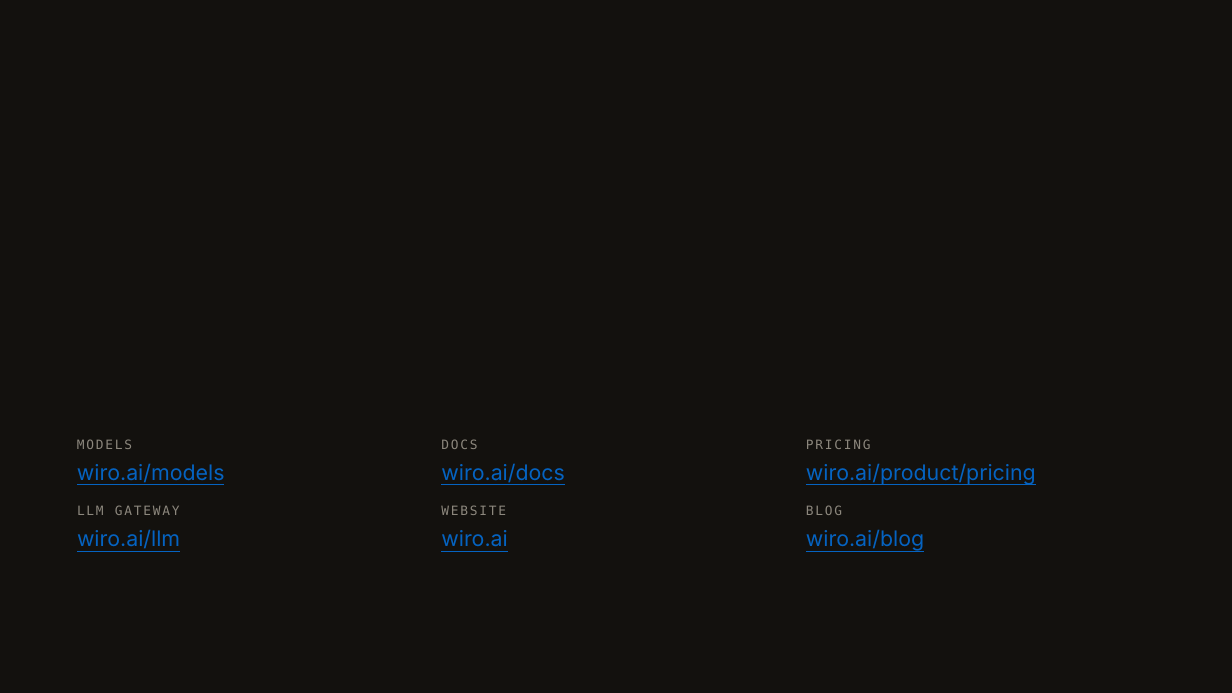
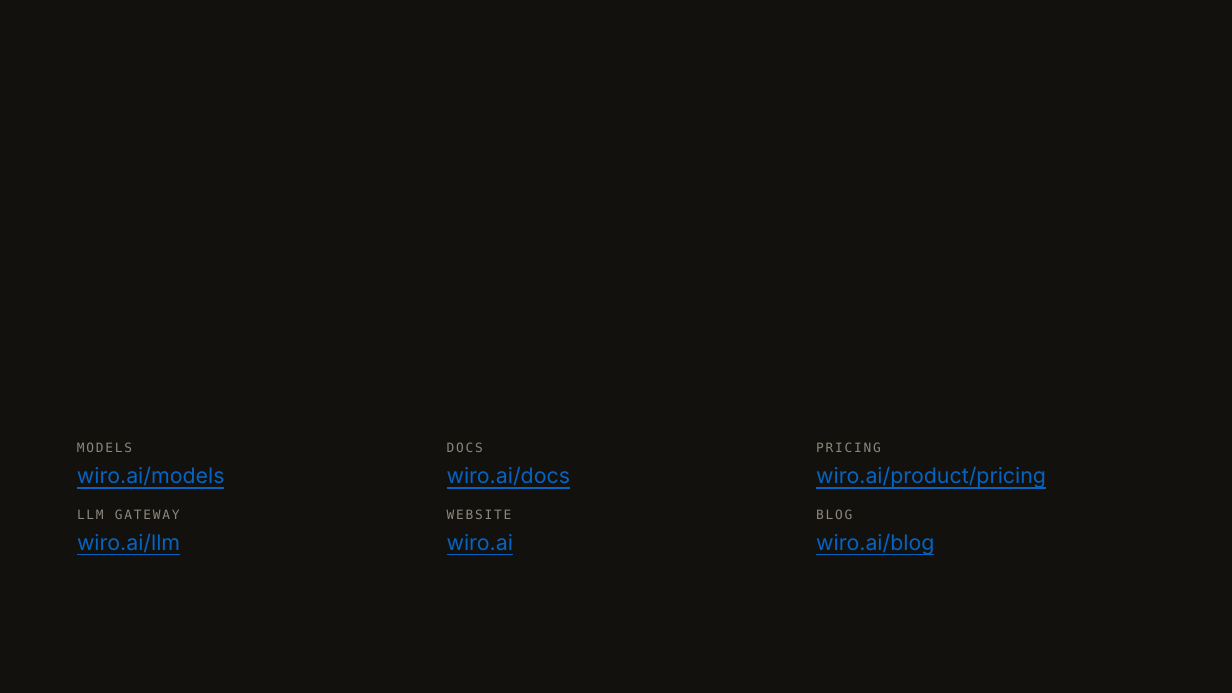
Before and after one commit to wiroai/wiroai.github.io, a slide deck: slide 5 of tmp/wiro-models-slidescom.pptx. Drawn at 1232x693 pixels with LibreOffice and Linux fonts; fonts in the diff are those of the drawing; background and template pictures are left out. Boxes give left, top, right and bottom in pixels: in the first picture for what was removed or moved away, otherwise in the second. Text is boxed around its words. In the diff, an @@ line names an element or a change of style, - is before the commit and + after.

Commit message:
tmp: re-aligned wiro-models deck for slides.com import

```diff
--- a/tmp/wiro-models-slidescom.pptx
+++ b/tmp/wiro-models-slidescom.pptx
@@ 3 texts: place and size @@
-3 texts at (77,463,225,552)
+3 texts at (77,466,225,555)
@@ 4 texts: place and size @@
-4 texts at (806,439,1036,552)
+4 texts at (816,442,1046,555)
@@ 4 texts: place and size @@
-4 texts at (441,439,564,552)
+4 texts at (447,442,570,555)
```
Also in this commit, not shown: 1 other slide changed.
